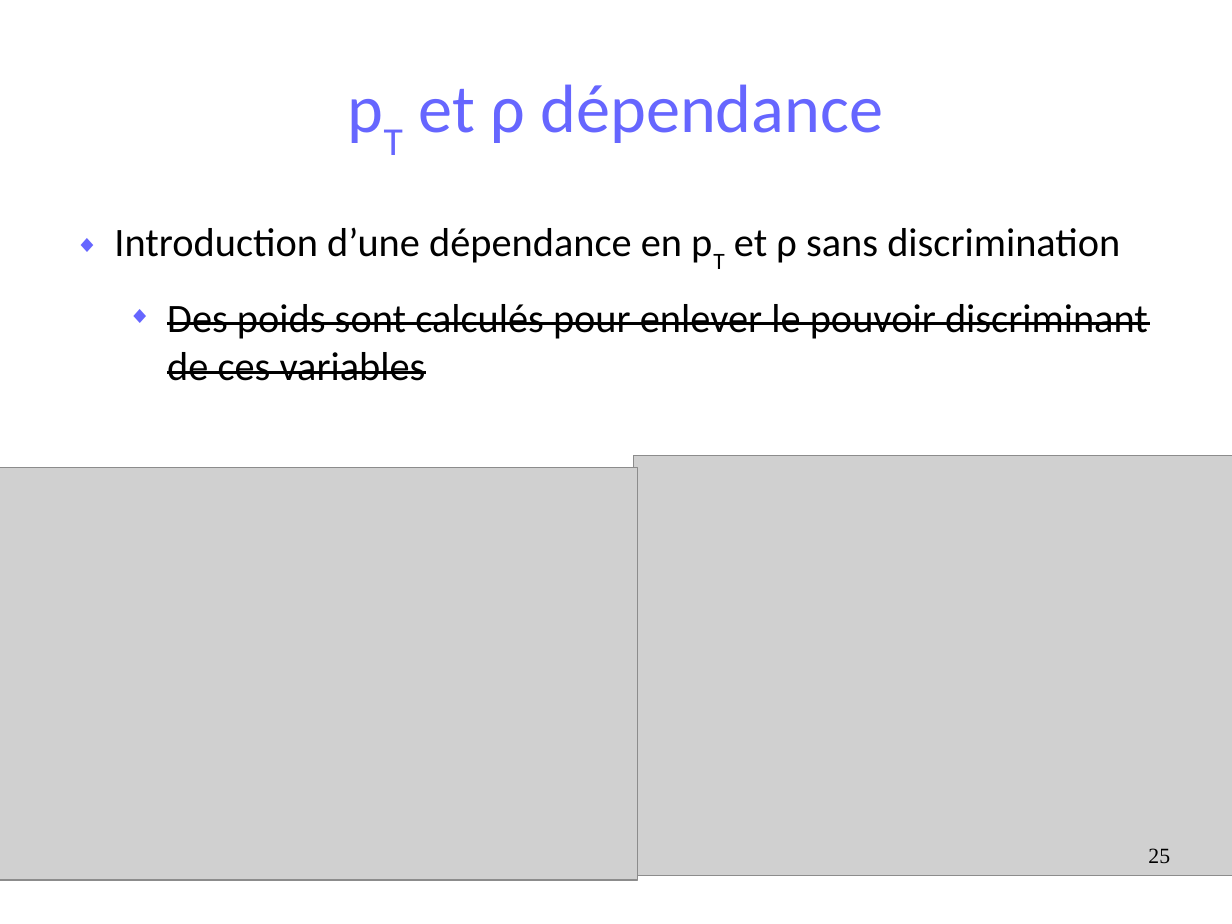
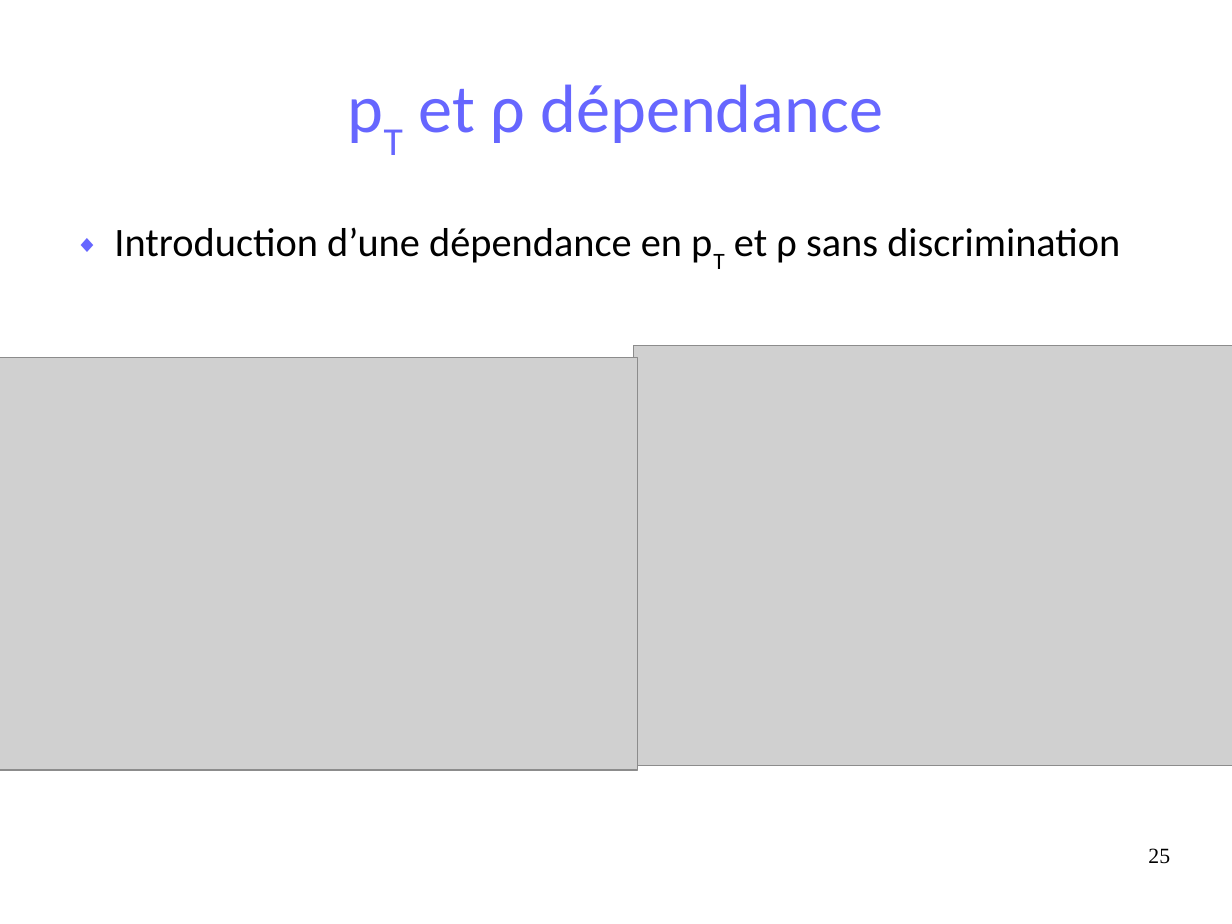
Before and after one commit to maxgiraud/m2_report, a slide deck: slide 25 of soutenance.odp. Drawn at 1232x924 pixels with LibreOffice and Linux fonts; fonts in the diff are those of the drawing; grey boxes stand for pictures. Boxes give left, top, right and bottom in pixels: in the first picture for what was removed or moved away, otherwise in the second. Text is boxed around its words. In the diff, an @@ line names an element or a change of style, - is before the commit and + after.

```diff
--- a/soutenance.odp
+++ b/soutenance.odp
@@ text at (167, 304, 1148, 381): paragraph removed @@
-  ◆ Des poids sont calculés pour enlever le pouvoir discriminant de ces variables
@@ picture: place and size @@
-picture at (0, 468, 638, 881)
+picture at (0, 358, 638, 770)
@@ picture: place and size @@
-picture at (634, 456, 1232, 876)
+picture at (634, 345, 1232, 766)
```
Also in this commit, not shown: 10 other slides changed, 4 slides added, 4 slides removed.
